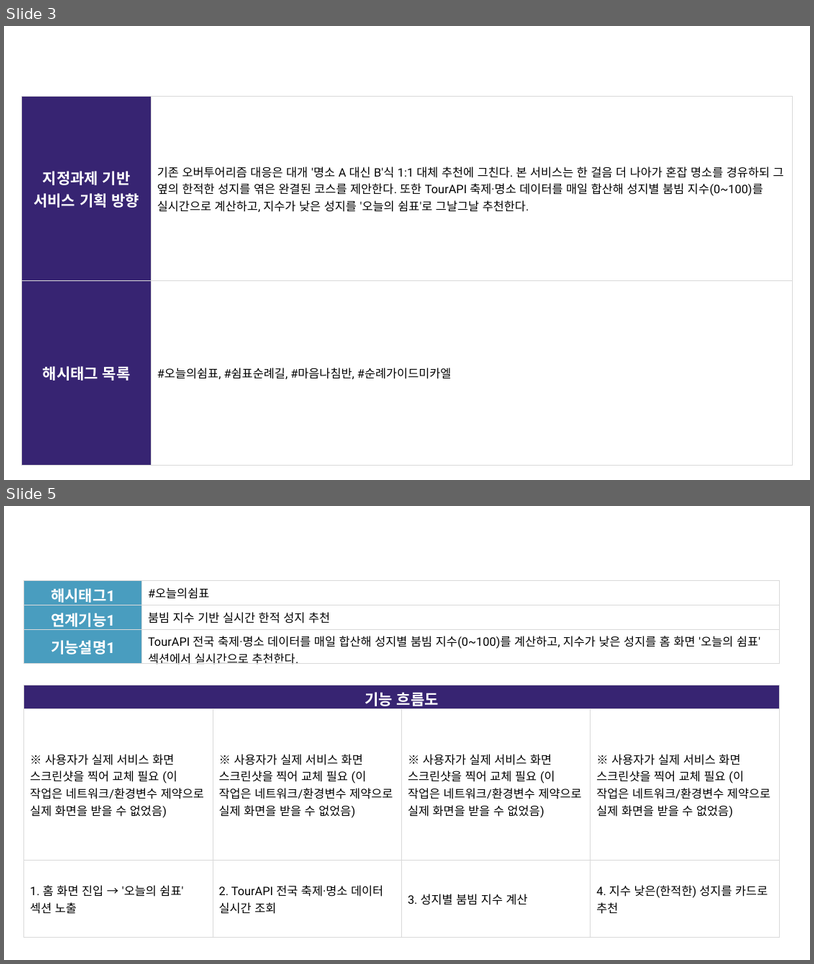
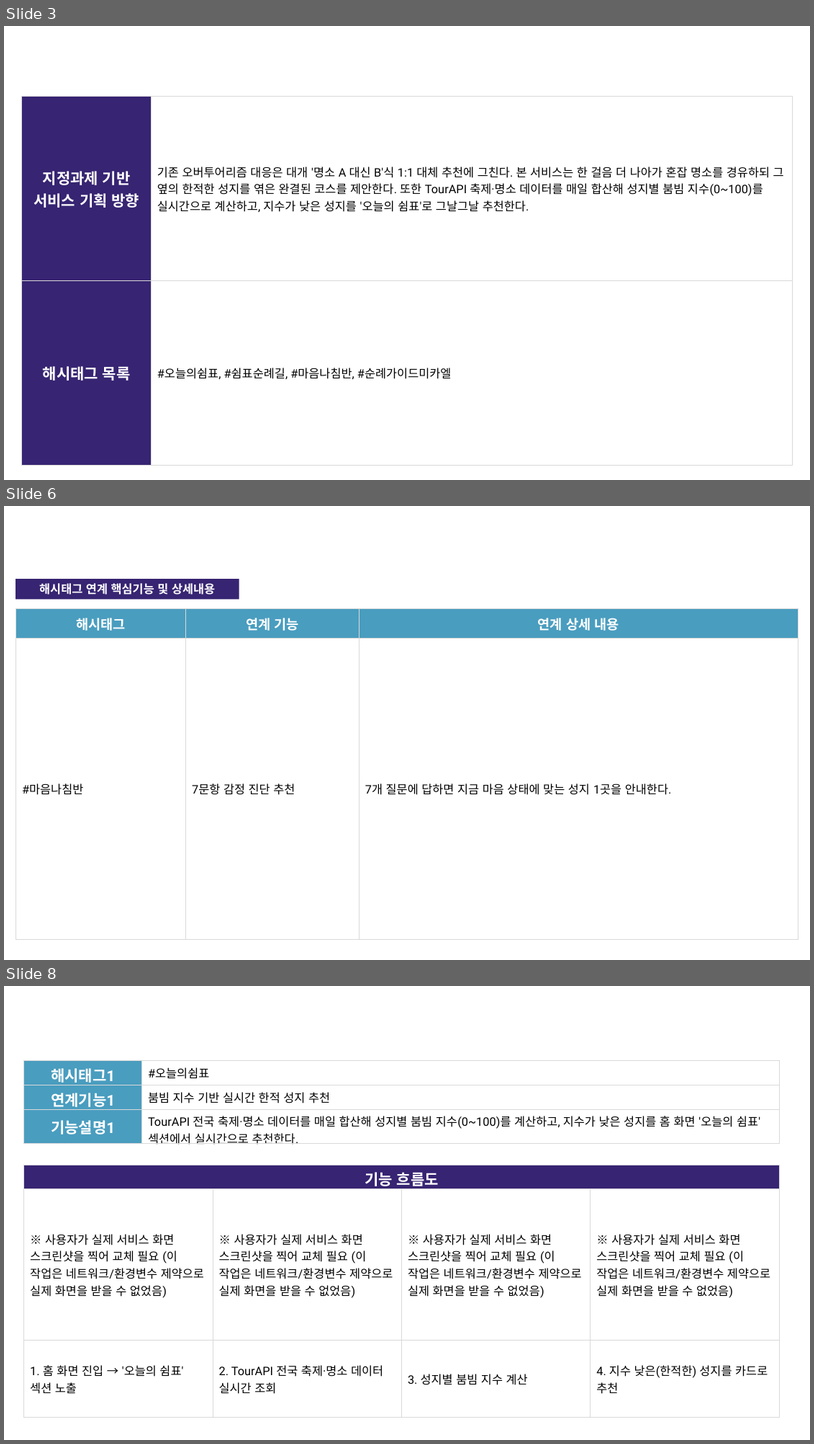
Before and after one commit to linkcontent7-huisun/visitholykorea, a slide deck: docs/10-product/원본-공모전제출/기능설명서_작성본.pptx. Shown one above the other, each under a label of ours: slides 3 and 5 before the commit, slides 3, 6 and 8 after it; the slides between them are not shown. The pictures are 814x964 and 814x1444 pixels, drawn with LibreOffice and Linux fonts; fonts in the diff are those of the drawing; background and template pictures are left out. Boxes give left, top, right and bottom in pixels: in the first picture for what was removed or moved away, otherwise in the second. Text is boxed around its words. In the diff, an @@ line names an element or a change of style, - is before the commit and + after.

```diff
--- a/docs/10-product/원본-공모전제출/기능설명서_작성본.pptx
+++ b/docs/10-product/원본-공모전제출/기능설명서_작성본.pptx
@@ slide 6 added at [4, 506, 810, 960], background picture (left out) @@
@@ rectangle added at [16, 579, 239, 599], fill #372472, 14 pt, text #FFFFFF, bold @@
+해시태그 연계 핵심기능 및 상세내용
@@ table added at [16, 609, 799, 939], 2 rows, 3 columns @@
+해시태그 | 연계 기능 | 연계 상세 내용
+#마음나침반 | 7문항 감정 진단 추천 | 7개 질문에 답하면 지금 마음 상태에 맞는 성지 1곳을 안내한다.
@@ what was slide 5 is now slide 8 @@
```
Also in this commit, not shown: 1 slide changed, 2 other slides added.
